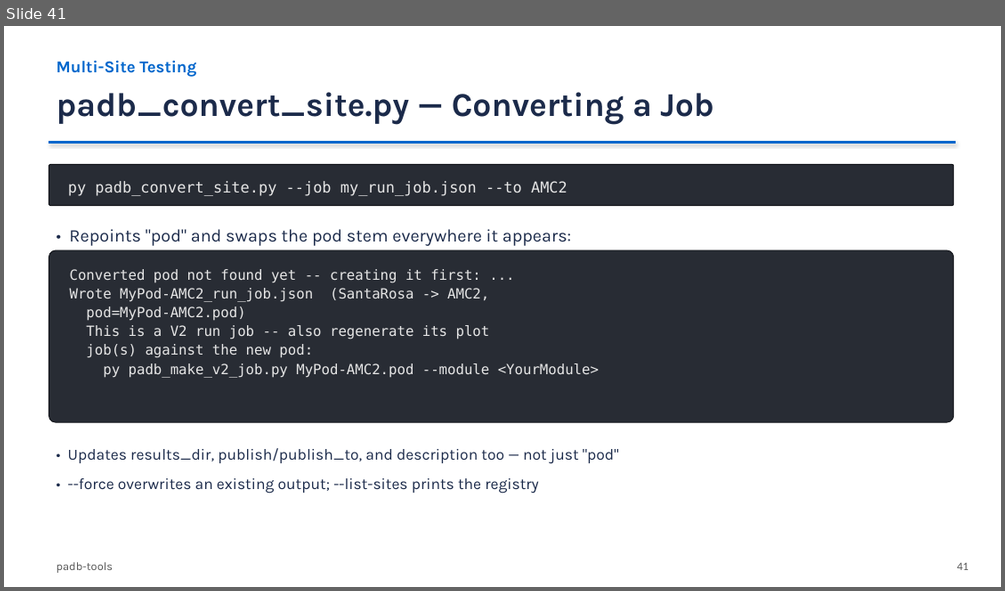
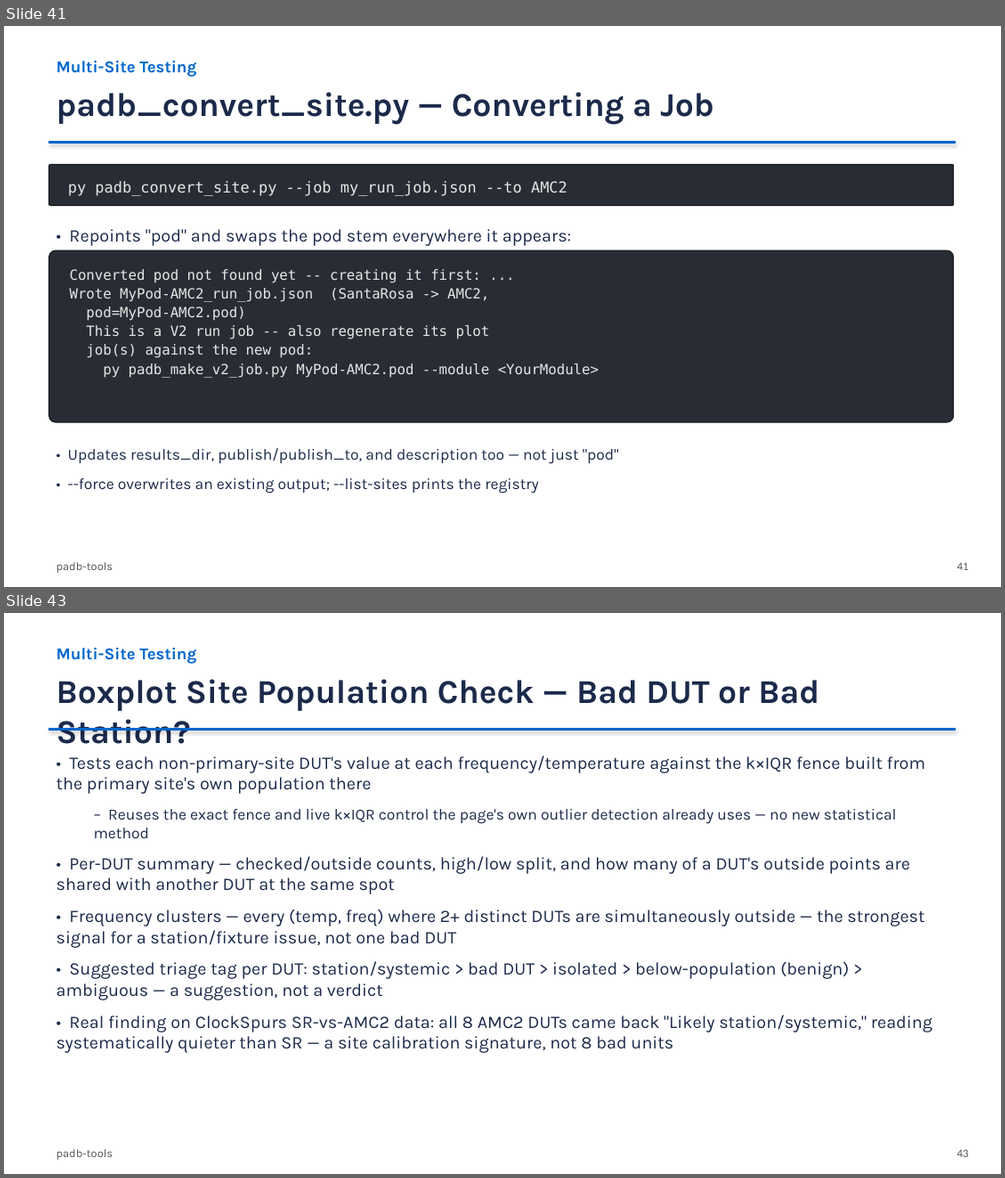
Before and after one commit to damurray/padb-tools, a slide deck: PADB_Simple_and_Interactive.pptx. Shown one above the other, each under a label of ours: slide 41 before the commit, slides 41 and 43 after it; the slides between them are not shown. The pictures are 1005x591 and 1005x1178 pixels, drawn with LibreOffice and Linux fonts; fonts in the diff are those of the drawing. Boxes give left, top, right and bottom in pixels: in the first picture for what was removed or moved away, otherwise in the second. Text is boxed around its words. In the diff, an @@ line names an element or a change of style, - is before the commit and + after.

```diff
--- a/PADB_Simple_and_Interactive.pptx
+++ b/PADB_Simple_and_Interactive.pptx
@@ slide 43 added at [4,613,1001,1174], background #FFFFFF @@
@@ text added at [57,647,196,664], 16 pt, text #0066CC, bold @@
+Multi-Site Testing
@@ text added at [57,679,819,744], 32 pt, text #1B2A4A, bold @@
+Boxplot Site Population Check — Bad DUT or Bad Station?
@@ line added from (48, 729) to (956, 729), #0066CC 2.25 pt @@
@@ text added at [57,755,932,1053], 17 pt, text #1B2A4A @@
+• Tests each non-primary-site DUT's value at each frequency/temperature against the k×IQR fence built from the primary site's own population there
+  – Reuses the exact fence and live k×IQR control the page's own outlier detection already uses — no new statistical method
+• Per-DUT summary — checked/outside counts, high/low split, and how many of a DUT's outside points are shared with another DUT at the same spot
+• Frequency clusters — every (temp, freq) where 2+ distinct DUTs are simultaneously outside — the strongest signal for a station/fixture issue, not one bad DUT
+• Suggested triage tag per DUT: station/systemic > bad DUT > isolated > below-population (benign) > ambiguous — a suggestion, not a verdict
+• Real finding on ClockSpurs SR-vs-AMC2 data: all 8 AMC2 DUTs came back "Likely station/systemic," reading systematically quieter than SR — a site calibration signature, not 8 bad units
@@ text added at [57,1149,113,1159], 11 pt, text #555555 @@
+padb-tools
@@ text added at [957,1149,969,1157], 11 pt, text #555555 @@
+43
```
Also in this commit, not shown: 1 slide changed, 2 other slides added, 13 other files.
